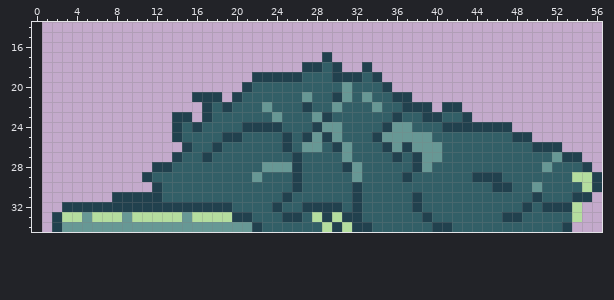
One commit to this pixel-art sprite: SOURCES/TEMPLAR/Assets/Textures/Unit/Enemy/RatKing/RatKing_HitWall/RatKing_HitWall_08.png. Above, as it was before the edit.
The file is 56x34 pixels. Shown: x 0..56, y 14..34. The old version is drawn lined up with the new one, on the new canvas.
After the commit:
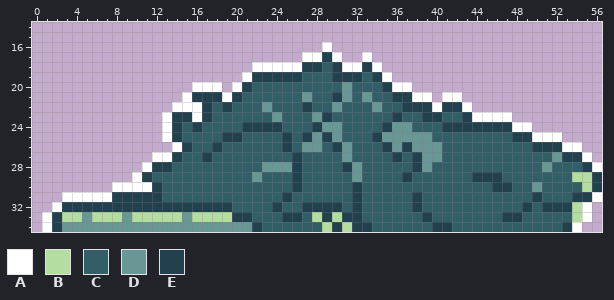
Palette (. is transparent): A #ffffff  B #b4de9f  C #325f67  D #679895  E #21414e
The exact change:
canvas 56x34 -> 57x35, the old top-left corner now at 1,1
@@ x 0..56 @@
 15 .........................................................
-16 .........................................................
-17 .............................E...........................
-18 ...........................EECE..E.......................
-19 ......................EEEEECCCEEECE......................
-20 .....................ECCCCCCCCCDCCCE.....................
-21 ................EEE.ECCCCCCDCCEDCDCCEE...................
-22 .................ECECCCDCCCECCDCCCDCCEEE.EE..............
-23 ..............EE.ECCCCCCDCCCDECCCCCCECCEECCE.............
-24 ..............ECECCCCEEEECCCEDDCCCCEDDCCCEEEEEEE.........
-25 ..............ECCCCEECCCCECEDEDCCCEDDDDDCCCCCCCCEE.......
-26 ...............ECCECCCCCCECDDCEDCCCEDEDDDCCCCCCCCCEEE....
-27 ..............ECCECCCCCCCCECCCCDCCCCECEDDCCCCCCCCCCCDEE..
-28 ............EECCCCCCCCCDDDECCCCEDCCCCCEDCCCCCCCCCCCDCCCE.
-29 ...........ECCCCCCCCCCDCCCECCCCCDCCCCECCCCCCEEECCCCCCCBBE
-30 ............ECCCCCCCCCCCCCECCCCCECCCCCCCCCCCCCEECCDCCCCBE
-31 ........EEEEECCCCCCCCCCCCECCCCCCECCCCCECCCCCCCCCCCECCCEE.
-32 ...EEEEEEEEEEEEEEEEECCCCECCEEEECECCCCCECCCCCCCCCCECEEEB..
-33 ..EBBDBBBDBBBBBDBBBBEECCCEECBEBEECCCCCCECCCCCCCEECCCCCB..
-34 ..EDDDDDDDDDDDDDDDDDDDECCCCCCBEBEECCCCCCEECCCCCCCCCCCE...
+16 .............................A...........................
+17 ...........................AAEA..A.......................
+18 ......................AAAAAEECEAAEA......................
+19 .....................AEEEEECCCEEECEA.....................
+20 ................AAA.AECCCCCCCCCDCCCEAA...................
+21 ...............AEEEAECCCCCCDCCEDCDCCEEAA.AA..............
+22 ..............AAAECECCCDCCCECCDCCCDCCEEEAEEA.............
+23 .............AEEAECCCCCCDCCCDECCCCCCECCEECCEAAAA.........
+24 .............AECECCCCEEEECCCEDDCCCCEDDCCCEEEEEEEAA.......
+25 .............AECCCCEECCCCECEDEDCCCEDDDDDCCCCCCCCEEAAA....
+26 ..............AECCECCCCCCECDDCEDCCCEDEDDDCCCCCCCCCEEEAA..
+27 ............AAECCECCCCCCCCECCCCDCCCCECEDDCCCCCCCCCCCDEEA.
+28 ...........AEECCCCCCCCCDDDECCCCEDCCCCCEDCCCCCCCCCCCDCCCEA
+29 ..........AECCCCCCCCCCDCCCECCCCCDCCCCECCCCCCEEECCCCCCCBBE
+30 ........AAAAECCCCCCCCCCCCCECCCCCECCCCCCCCCCCCCEECCDCCCCBE
+31 ...AAAAAEEEEECCCCCCCCCCCCECCCCCCECCCCCECCCCCCCCCCCECCCEEA
+32 ..AEEEEEEEEEEEEEEEEECCCCECCEEEECECCCCCECCCCCCCCCCECEEEBA.
+33 .AEBBDBBBDBBBBBDBBBBEECCCEECBEBEECCCCCCECCCCCCCEECCCCCBA.
+34 .AEDDDDDDDDDDDDDDDDDDDECCCCCCBEBEECCCCCCEECCCCCCCCCCCEA..
Pixel boxes of the changes (left, top, right, bottom) in both pictures:
added: (42, 42, 602, 232)
